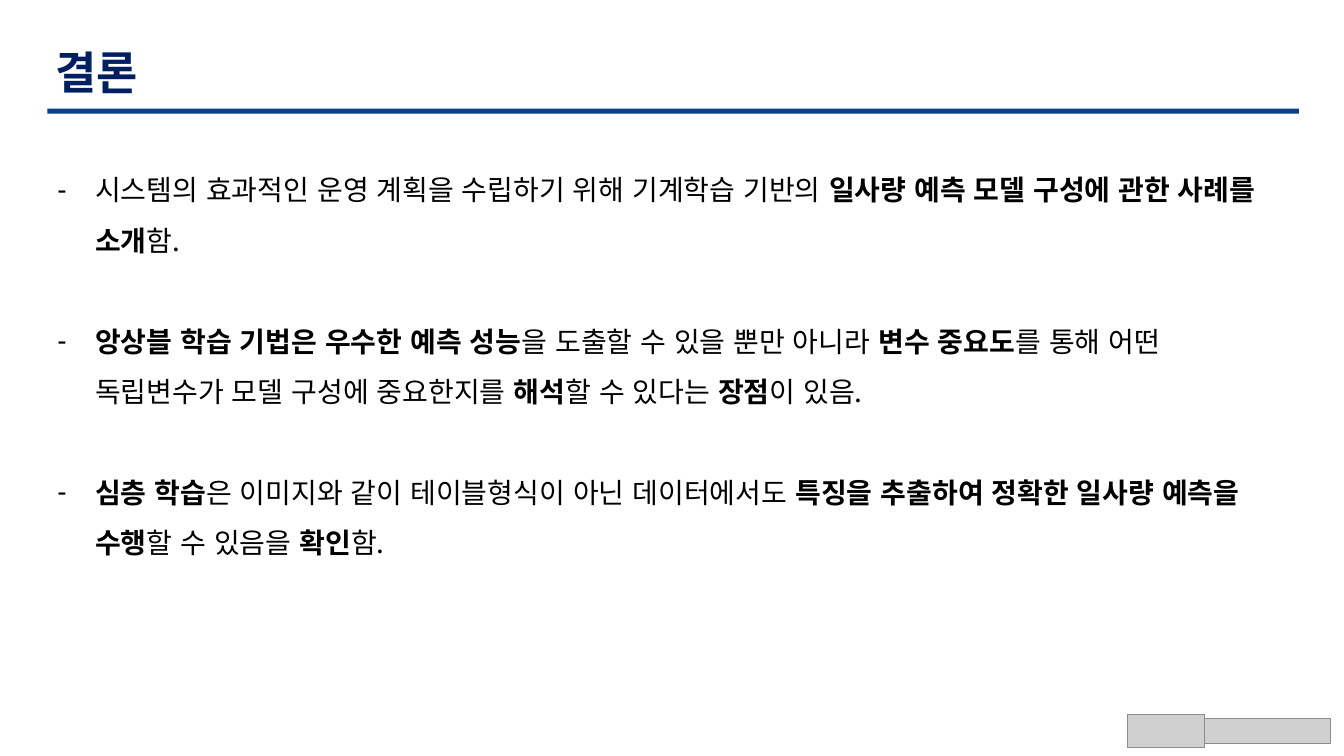
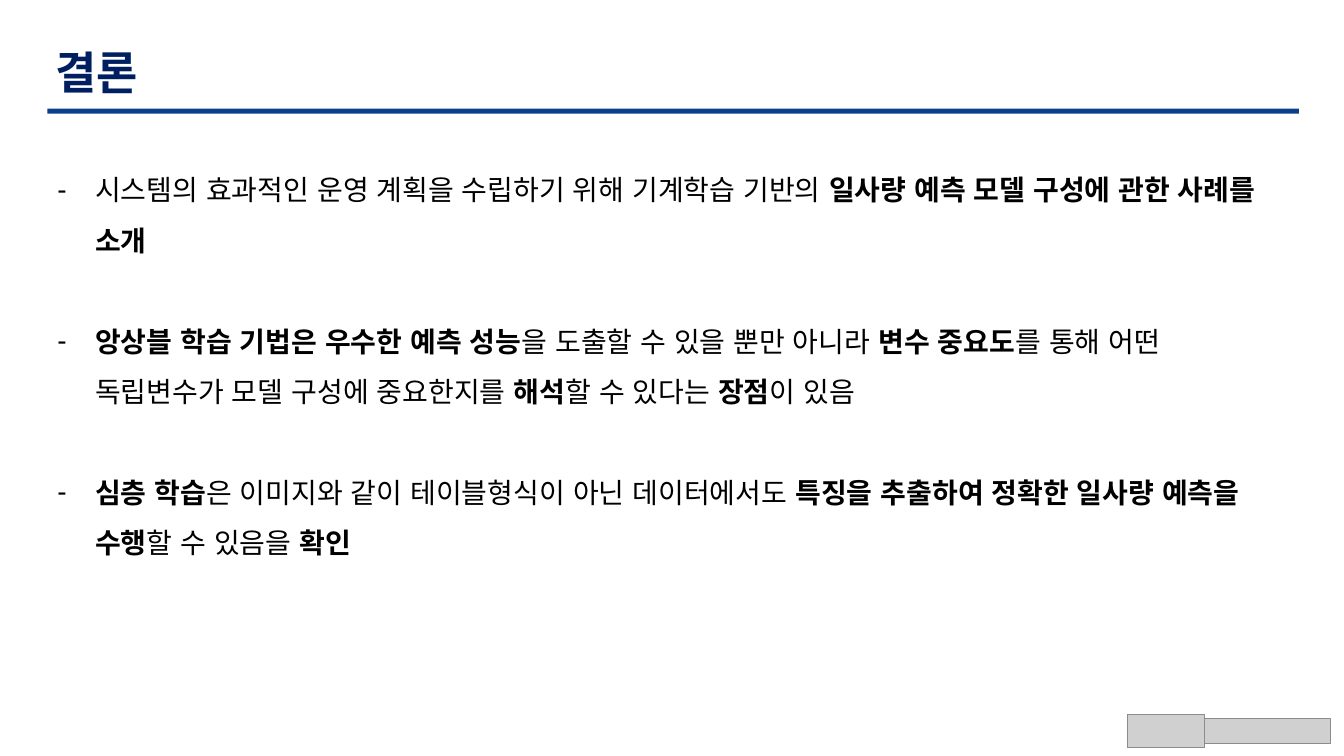
Before and after one commit to TaegyuHan/Solar_radiation_prediction_model, a slide deck: slide 14 of KICS_PT/[KICS] 동향 poster.pptx. Drawn at 1344x756 pixels with LibreOffice and Linux fonts; fonts in the diff are those of the drawing; grey boxes stand for pictures. Boxes give left, top, right and bottom in pixels: in the first picture for what was removed or moved away, otherwise in the second. Text is boxed around its words. In the diff, an @@ line names an element or a change of style, - is before the commit and + after.

```diff
--- a/KICS_PT/[KICS] 동향 poster.pptx
+++ b/KICS_PT/[KICS] 동향 poster.pptx
@@ text at (x1=95, y1=176, x2=1255, y2=556): text changed @@
-– 시스템의 효과적인 운영 계획을 수립하기 위해 기계학습 기반의 일사량 예측 모델 구성에 관한 사례를 소개함.
-– 앙상블 학습 기법은 우수한 예측 성능을 도출할 수 있을 뿐만 아니라 변수 중요도를 통해 어떤 독립변수가 모델 구성에 중요한지를 해석할 수 있다는 장점이 있음.
-– 심층 학습은 이미지와 같이 테이블형식이 아닌 데이터에서도 특징을 추출하여 정확한 일사량 예측을 수행할 수 있음을 확인함.
+– 시스템의 효과적인 운영 계획을 수립하기 위해 기계학습 기반의 일사량 예측 모델 구성에 관한 사례를 소개
+– 앙상블 학습 기법은 우수한 예측 성능을 도출할 수 있을 뿐만 아니라 변수 중요도를 통해 어떤 독립변수가 모델 구성에 중요한지를 해석할 수 있다는 장점이 있음
+– 심층 학습은 이미지와 같이 테이블형식이 아닌 데이터에서도 특징을 추출하여 정확한 일사량 예측을 수행할 수 있음을 확인
```
Also in this commit, not shown: 10 other slides changed.
